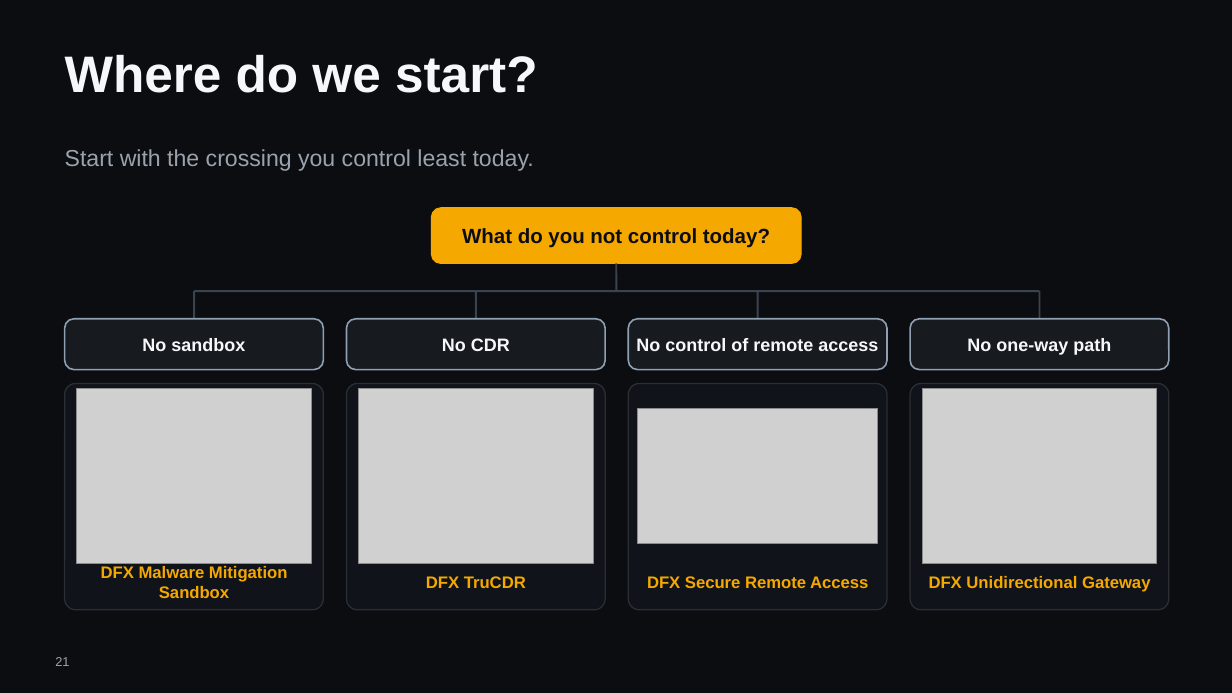
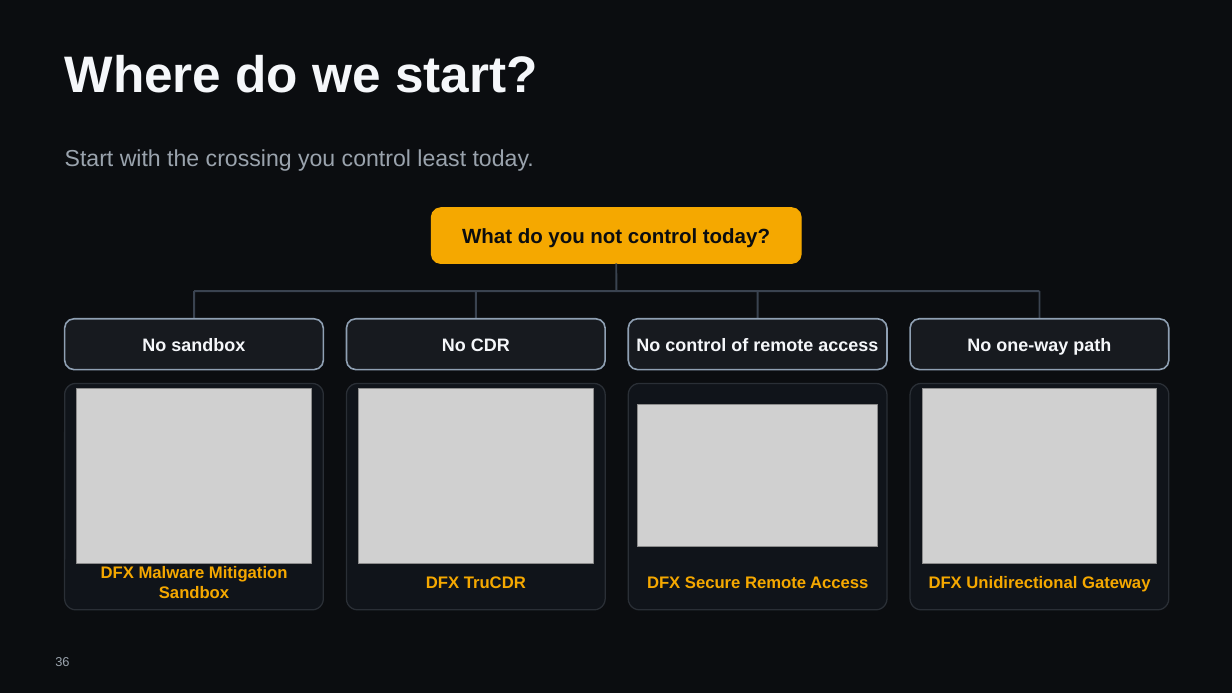
Before and after one commit to hybridus/DFX_Marketing, a slide deck: slide 36 of Projects/03_Presales_Master_Deck/pilot/DFX_Master_deck.pptx (slide 21 before the commit). Drawn at 1232x693 pixels with LibreOffice and Linux fonts; fonts in the diff are those of the drawing; grey boxes stand for pictures; background and template pictures are left out. Boxes give left, top, right and bottom in pixels: in the first picture for what was removed or moved away, otherwise in the second. Text is boxed around its words. In the diff, an @@ line names an element or a change of style, - is before the commit and + after.

```diff
--- a/Projects/03_Presales_Master_Deck/pilot/DFX_Master_deck.pptx
+++ b/Projects/03_Presales_Master_Deck/pilot/DFX_Master_deck.pptx
@@ picture: place and size @@
-picture at box(638, 409, 878, 543)
+picture at box(638, 405, 878, 547)
@@ page number at box(55, 657, 69, 666): text changed @@
-21
+36
```
Also in this commit, not shown: 5 other slides changed, 20 slides added, 5 slides removed, 19 other files.
